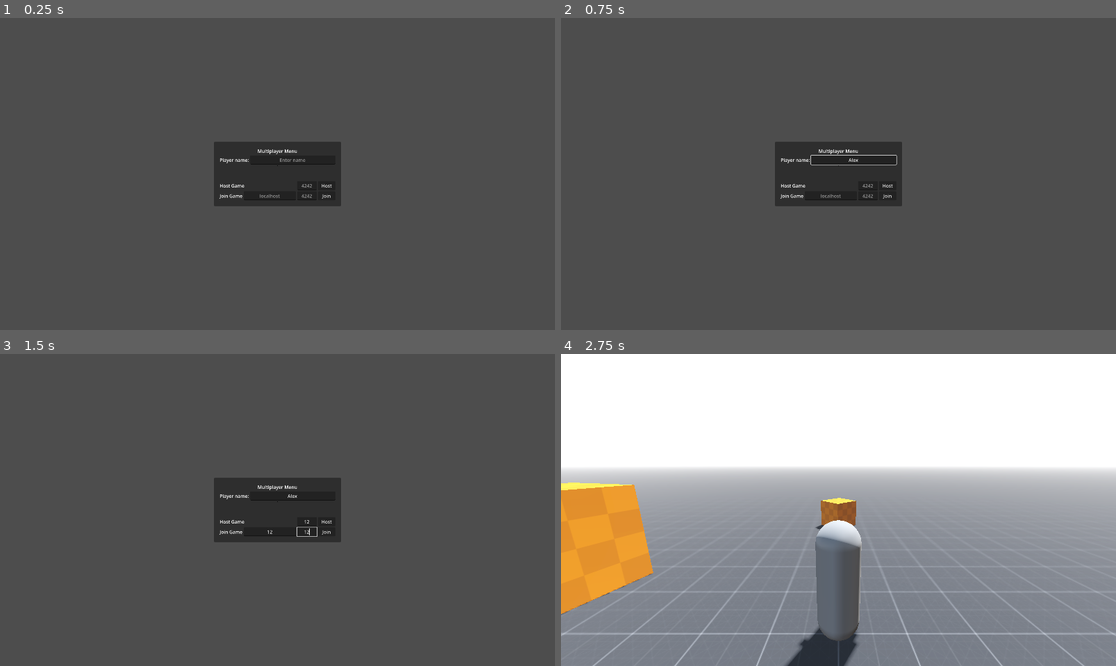
Above: before the commit, frames 1-4 (two rows, left to right).
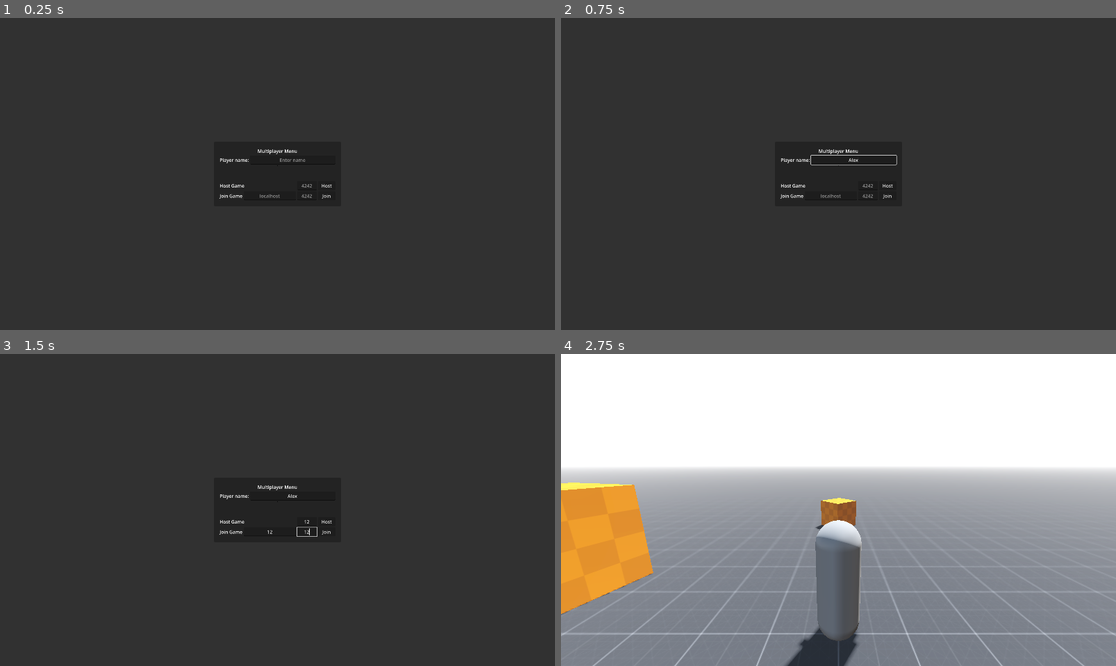
Above: after the commit, the same moments.

Repository: hackenshaw/act-normal
Game: Godot game, scene res://scenes/main.tscn
Same seed, same stepped clock (60 frames per second), same inputs: the game is played once before the commit and once after it.
Inputs (mouse positions are in pixels of both pictures, inside the frame that each line leads up to):
- Up to frame 1 (0.25 s): no input
- Up to frame 2 (0.75 s): click (855, 161) at 0.52 s; type "Alex" at 0.6 s
- Up to frame 3 (1.5 s): click (305, 522) at 0.75 s; type "12" at 0.83 s; click (271, 531) at 0.98 s; type "12" at 1.07 s; click (305, 531) at 1.27 s; type "12" at 1.35 s
- Up to frame 4 (2.75 s): click "Host" at 2 s

The runs differ from the first frame. In frame 1, 95% of the frame differs, in the area x 0-100%, y 0-100%; in frame 2, 95%; in frame 3, 95%; in frame 4, nothing differs.

Commit message:
Change clear color update README

Diff:
--- a/project.godot
+++ b/project.godot
@@ -17,6 +17,7 @@
 config/name="ActNormal"
 run/main_scene="uid://c17trh52fmyxf"
 config/features=PackedStringArray("4.6", "Forward Plus")
+boot_splash/bg_color=Color(0.19215687, 0.19215687, 0.19215687, 1)
 config/icon="res://icon.svg"
 
 [autoload]
@@ -50,3 +51,7 @@
 "events": [Object(InputEventKey,"resource_local_to_scene":false,"resource_name":"","device":-1,"window_id":0,"alt_press …(192 unchanged characters)…
 ]
 }
+
+[rendering]
+
+environment/defaults/default_clear_color=Color(0.19215687, 0.19215687, 0.19215687, 1)
Not shown, changed: README.md
